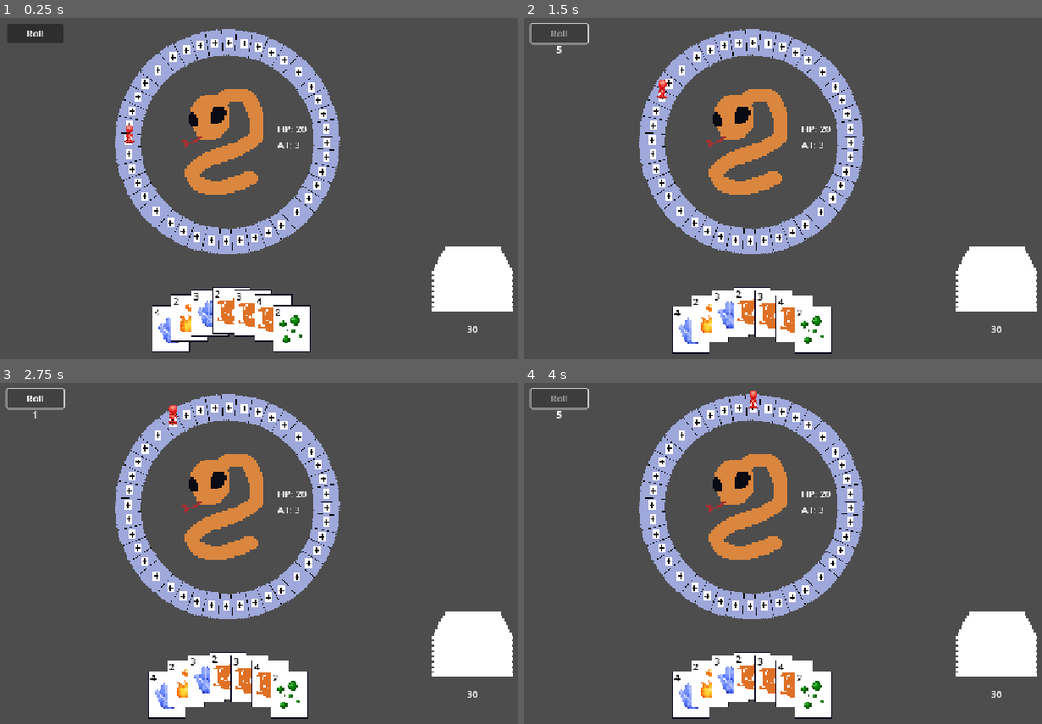
Above: before the commit, frames 1-4 (two rows, left to right).
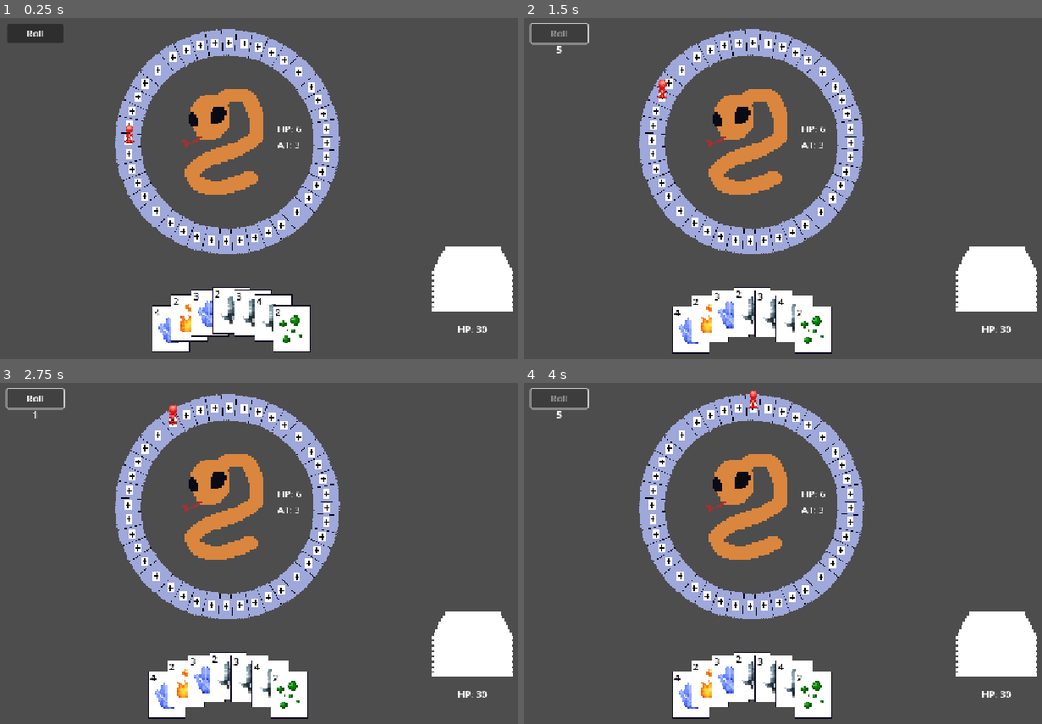
Above: after the commit, the same moments.

Repository: youssefevan/gmtk-jam-2025
Game: Godot game, scene res://scenes/game.tscn
Two runs of this game, one before a commit and one after it. Both use one fixed random seed, a clock stepped at 60 frames per second and the inputs below.
Inputs (mouse positions are in pixels of both pictures, inside the frame that each line leads up to):
- Up to frame 1 (0.25 s): no input
- Up to frame 2 (1.5 s): click "Roll" at 0.5 s; move the mouse to (902, 161) at 1.27 s; click (902, 161) at 1.35 s
- Up to frame 3 (2.75 s): click "Roll" at 2 s
- Up to frame 4 (4 s): click "Roll" at 2.75 s; tap Enter at 3.5 s; move the mouse to (617, 563) at 3.52 s; click (617, 563) at 3.6 s

The runs differ from the first frame. In frame 1, 0.6% of the frame differs, in the area x 41-95%, y 31-93%; in frame 2, 0.6%; in frame 3, 0.6%; in frame 4, 0.6%.

Commit message:
more tweens

Diff:
--- a/gmtk-jam-2025/scenes/card.tscn
+++ b/gmtk-jam-2025/scenes/card.tscn
@@ -1,10 +1,11 @@
-[gd_scene load_steps=15 format=3 uid="uid://d1ywo38lots23"]
+[gd_scene load_steps=16 format=3 uid="uid://d1ywo38lots23"]
 
 [ext_resource type="Script" uid="uid://b445j78li567" path="res://scripts/card.gd" id="1_6u4wf"]
 [ext_resource type="Texture2D" uid="uid://2lsg83co58ov" path="res://sprites/temp-card.png" id="1_d81rb"]
-[ext_resource type="Texture2D" uid="uid://ec0rb4du5hpq" path="res://sprites/conditions/burned.png" id="2_hpf3o"]
+[ext_resource type="Texture2D" uid="uid://jfdmu7d181x1" path="res://sprites/conditions/basic.png" id="2_42b55"]
 [ext_resource type="Texture2D" uid="uid://clah4slk8ru8w" path="res://sprites/conditions/freeze.png" id="3_42b55"]
 [ext_resource type="Script" uid="uid://bghwd8bltin8" path="res://scripts/state_machine/state_manager.gd" id="3_ktuci"]
+[ext_resource type="Texture2D" uid="uid://bwf7a1jfq1vwa" path="res://sprites/conditions/heal.png" id="4_42b55"]
 [ext_resource type="Texture2D" uid="uid://brhyyugu5mbpr" path="res://sprites/conditions/fire.png" id="4_hpf3o"]
 [ext_resource type="Script" uid="uid://bp8vrtk4w8q6j" path="res://scripts/state_machine/states/idle.gd" id="4_kg30u"]
 [ext_resource type="Texture2D" uid="uid://bsgcxfx0t6em2" path="res://sprites/conditions/poison.png" id="4_xjciw"]
@@ -19,7 +20,7 @@
 
 [node name="Card" type="Node2D"]
 script = ExtResource("1_6u4wf")
-suits = Array[Texture2D]([ExtResource("2_hpf3o"), ExtResource("3_42b55"), ExtResource("2_hpf3o"), ExtResource("4_hpf3o"), ExtResource("4_xjciw")])
+suits = Array[Texture2D]([ExtResource("2_42b55"), ExtResource("3_42b55"), ExtResource("4_42b55"), ExtResource("4_hpf3o"), ExtResource("4_xjciw")])
 
 [node name="Base" type="TextureRect" parent="."]
 anchors_preset = 8
--- a/gmtk-jam-2025/scenes/enemy.tscn
+++ b/gmtk-jam-2025/scenes/enemy.tscn
@@ -9,7 +9,7 @@
 
 [sub_resource type="Animation" id="Animation_xwavj"]
 resource_name = "die"
-length = 0.9
+length = 1.5
 step = 0.1
 tracks/0/type = "value"
 tracks/0/imported = false
@@ -22,6 +22,20 @@
 "transitions": PackedFloat32Array(1, 1, 1),
 "update": 1,
 "values": [0, 1, 2]
+}
+tracks/1/type = "method"
+tracks/1/imported = false
+tracks/1/enabled = true
+tracks/1/path = NodePath(".")
+tracks/1/interp = 1
+tracks/1/loop_wrap = true
+tracks/1/keys = {
+"times": PackedFloat32Array(1.5),
+"transitions": PackedFloat32Array(1),
+"values": [{
+"args": [],
+"method": &"queue_free"
+}]
 }
 
 [sub_resource type="Animation" id="Animation_nenq2"]
@@ -105,9 +119,9 @@
 visible = false
 custom_minimum_size = Vector2(32, 32)
 offset_left = -128.0
-offset_top = 12.0
+offset_top = 16.0
 offset_right = -96.0
-offset_bottom = 44.0
+offset_bottom = 48.0
 texture = ExtResource("5_xwavj")
 
 [node name="Blocking" type="Sprite2D" parent="."]
--- a/gmtk-jam-2025/scenes/game.tscn
+++ b/gmtk-jam-2025/scenes/game.tscn
@@ -25,5 +25,7 @@
 curve = SubResource("Curve2D_iywne")
 script = ExtResource("3_u5sy4")
 
-[node name="Enemy" parent="." instance=ExtResource("4_gee14")]
+[node name="EnemySpawn" type="Node2D" parent="."]
 position = Vector2(576, 256)
+
+[node name="Enemy" parent="EnemySpawn" instance=ExtResource("4_gee14")]
--- a/gmtk-jam-2025/scripts/card.gd
+++ b/gmtk-jam-2025/scripts/card.gd
@@ -96,7 +96,7 @@
 		Global.deck_comp[face_value] += 1
 
 func end_combat():
-	pass
+	playable = false
 
 func _on_area_area_entered(area: Area2D) -> void:
 	if area.get_collision_layer_value(2):
--- a/gmtk-jam-2025/scripts/deck.gd
+++ b/gmtk-jam-2025/scripts/deck.gd
@@ -18,7 +18,7 @@
 
 func _physics_process(delta):
 	$Debug.text = str(Global.deck_comp)
-	$PlayerStats.text = str(Global.player_health)
+	$PlayerStats.text = str("HP: ", Global.player_health)
 
 func end_combat():
 	$AnimationPlayer.play("exit")
--- a/gmtk-jam-2025/scripts/enemy.gd
+++ b/gmtk-jam-2025/scripts/enemy.gd
@@ -1,7 +1,7 @@
 extends Area2D
 class_name Enemy
 
-@export var max_health := 20
+@export var max_health := 6
 @export var attack_power := 3
 @export var block_strength := 0.5 # percentage of damage blocked when shielding
 
@@ -34,27 +34,29 @@
 	await get_tree().create_timer(0.9).timeout
 
 	update_status()
-	if status["burned"] > 0:
-		status["burned"] -= 1
-		take_poison_damage()
-		await get_tree().create_timer(0.75).timeout
-		update_status()
 
-	if status["frozen"] == false:
-		var choose_block = Global.rng.randi_range(0, 1)
-		if choose_block != 0:
-			play_attack()
+	if health > 0:
+		if status["burned"] > 0:
+			status["burned"] -= 1
+			take_poison_damage()
+			await get_tree().create_timer(0.75).timeout
+			update_status()
+
+		if status["frozen"] == false:
+			var choose_block = Global.rng.randi_range(0, 1)
+			if choose_block != 0:
+				play_attack()
+			else:
+				print("blocking! turn skipped")
+				blocking = true
+
+				await get_tree().create_timer(0.4).timeout
+				$Blocking.visible = true
+				turn_manager.turn = turn_manager.turn_type.PLAYER
 		else:
-			print("blocking! turn skipped")
-			blocking = true
-
-			await get_tree().create_timer(0.4).timeout
-			$Blocking.visible = true
+			print("frozen! turn skipped")
+			status["frozen"] = false
 			turn_manager.turn = turn_manager.turn_type.PLAYER
-	else:
-		print("frozen! turn skipped")
-		status["frozen"] = false
-		turn_manager.turn = turn_manager.turn_type.PLAYER
 
 func take_poison_damage():
 	await get_tree().create_timer(0.3).timeout
@@ -115,26 +117,27 @@
 	Global.player_health -= attack_power
 
 func take_damage(incoming_damage):
-	var net_damage = incoming_damage
+	if health > 0:
+		var net_damage = incoming_damage
 
-	if status["poisoned"] == true:
-		net_damage = ceil(net_damage * 1.5)
-		status["poisoned"] = false
+		if status["poisoned"] == true:
+			net_damage = ceil(net_damage * 1.5)
+			status["poisoned"] = false
 
-	if blocking:
-		net_damage = incoming_damage - floor(incoming_damage*block_strength)
-		blocking = false
+		if blocking:
+			net_damage = incoming_damage - floor(incoming_damage*block_strength)
+			blocking = false
 
-		await get_tree().create_timer(0.3).timeout
-		$Blocking.visible = false
+			await get_tree().create_timer(0.3).timeout
+			$Blocking.visible = false
 
-	print(incoming_damage, " ", net_damage)
-	health -= net_damage
+		print(incoming_damage, " ", net_damage)
+		health -= net_damage
 
-	update_stats()
+		update_stats()
 
-	if health <= 0:
-		die()
+		if health <= 0:
+			die()
 
 func die():
 	dead = true
--- a/gmtk-jam-2025/scripts/hand.gd
+++ b/gmtk-jam-2025/scripts/hand.gd
@@ -35,4 +35,7 @@
 	deck.draw_card()
 
 func end_combat():
-	pass
+	var tween = get_tree().create_tween()
+	tween.set_trans(Tween.TRANS_CUBIC)
+	tween.tween_property(self, "global_position", global_position + Vector2(0, 200), 0.3)
+	await tween.finished
Not shown, changed: gmtk-jam-2025/sprites/board/boardQuarter.png.import
Not shown, added: gmtk-jam-2025/sprites/conditions/basic.png.import
Binary file removed: gmtk-jam-2025/sprites/conditions/burned.png
Not shown, added: gmtk-jam-2025/sprites/conditions/heal.png.import
